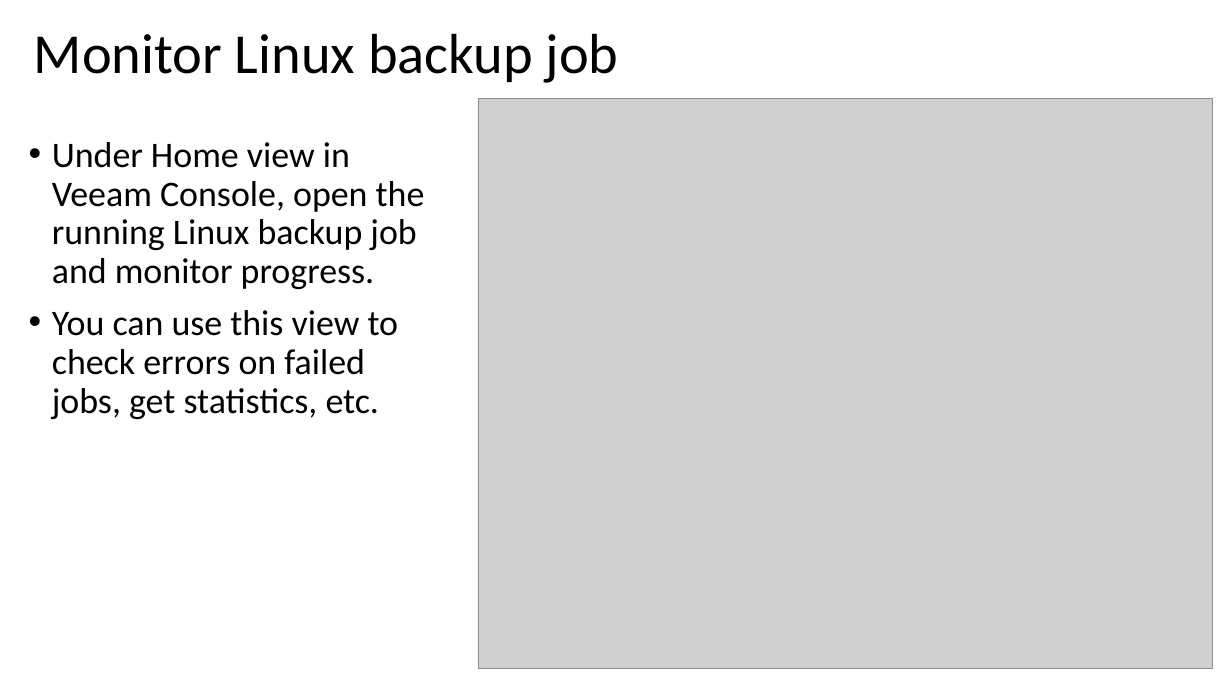
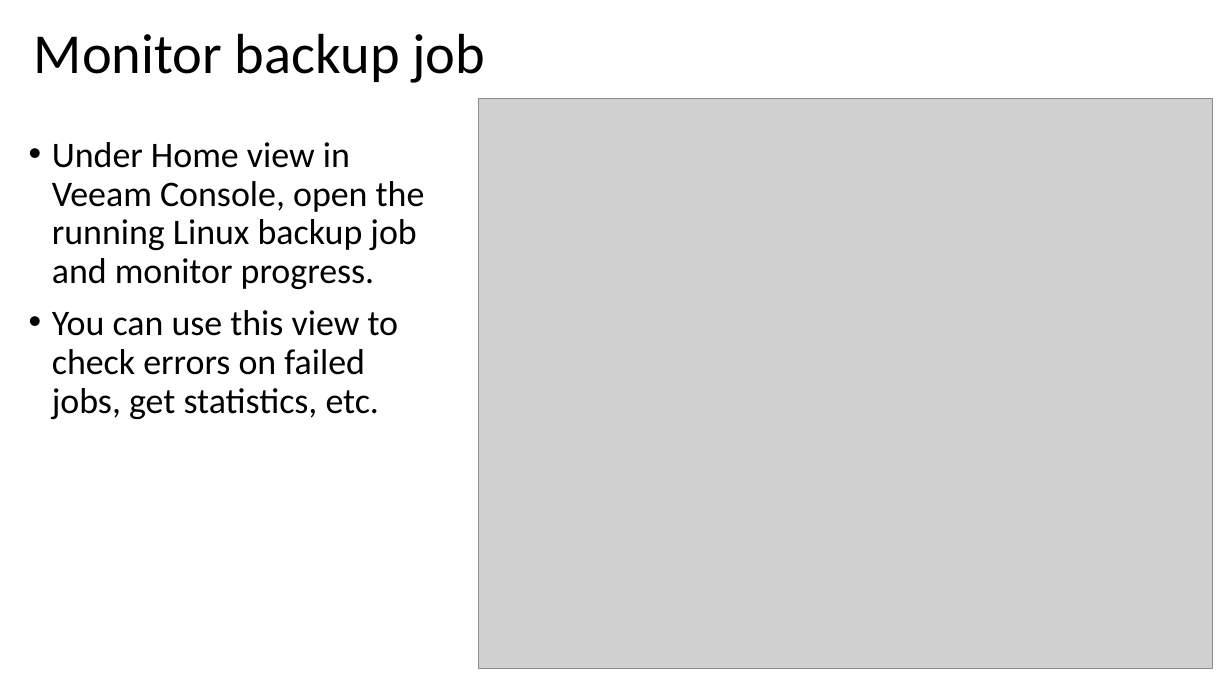
Before and after one commit to dkirby-ms/VeeamOnAzureLab, a slide deck: slide 14 of Veeam Lab Guide.pptx. Drawn at 1232x693 pixels with LibreOffice and Linux fonts; fonts in the diff are those of the drawing; grey boxes stand for pictures. Boxes give left, top, right and bottom in pixels: in the first picture for what was removed or moved away, otherwise in the second. Text is boxed around its words. In the diff, an @@ line names an element or a change of style, - is before the commit and + after.

```diff
--- a/Veeam Lab Guide.pptx
+++ b/Veeam Lab Guide.pptx
@@ title at [34,33,485,83]: text changed @@
-Monitor Linux backup job
+Monitor backup job
```
Also in this commit, not shown: 10 other slides changed, 1 other file.
